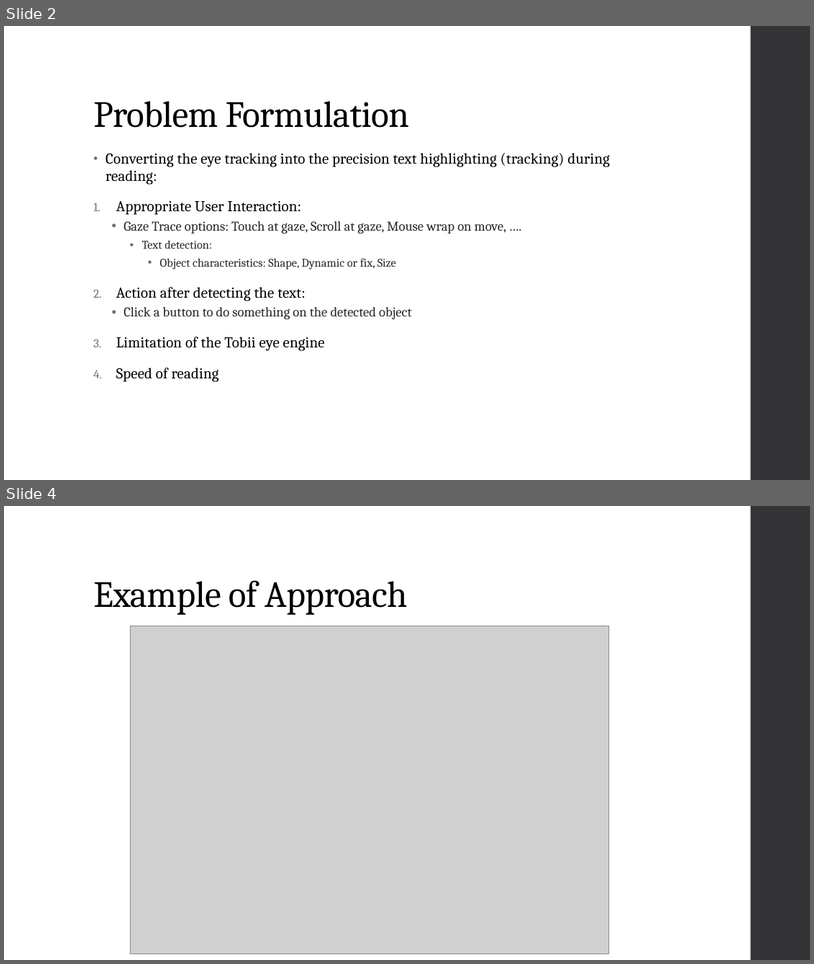
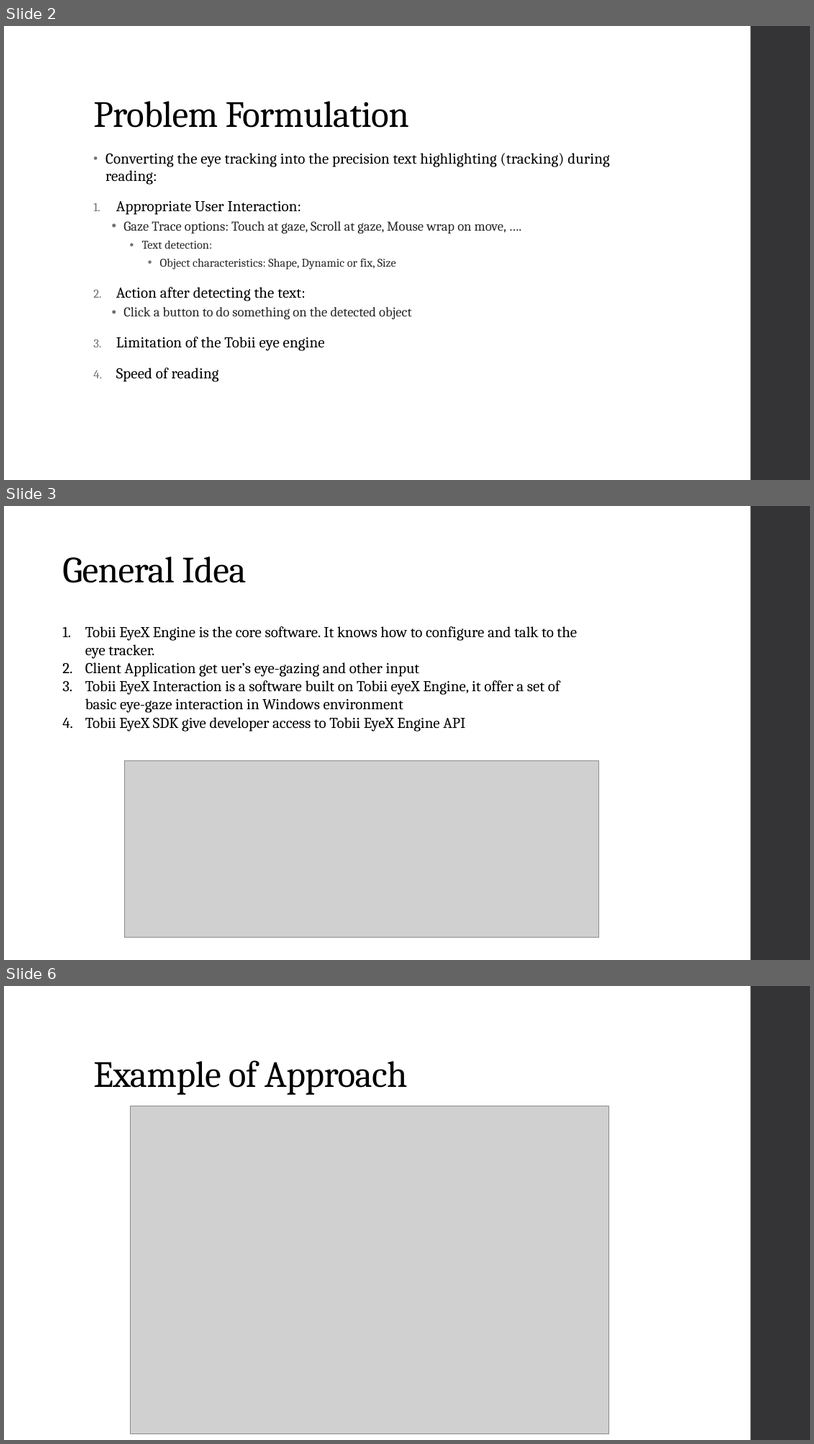
Before and after one commit to diederichk/StepCounter, a slide deck: MidtermPresentation/MidtermPresentation.pptx. Shown one above the other, each under a label of ours: slides 2 and 4 before the commit, slides 2, 3 and 6 after it; the slides between them are not shown. The pictures are 814x964 and 814x1444 pixels, drawn with LibreOffice and Linux fonts; fonts in the diff are those of the drawing; grey boxes stand for pictures. Boxes give left, top, right and bottom in pixels: in the first picture for what was removed or moved away, otherwise in the second. Text is boxed around its words. In the diff, an @@ line names an element or a change of style, - is before the commit and + after.

```diff
--- a/MidtermPresentation/MidtermPresentation.pptx
+++ b/MidtermPresentation/MidtermPresentation.pptx
@@ slide 3 added at [4, 506, 810, 960], background #FFFFFF; not listed: 1 template element that a slide beside it also shows @@
@@ title added at [62, 556, 246, 583], 44 pt, text #000000 @@
+General Idea
@@ text added at [85, 626, 577, 731], 18 pt, text #000000 @@
+1. Tobii EyeX Engine is the core software. It knows how to configure and talk to the eye tracker.
+2. Client Application get uer’s eye-gazing and other input
+3. Tobii EyeX Interaction is a software built on Tobii eyeX Engine, it offer a set of basic eye-gaze interaction in Windows environment
+4. Tobii EyeX SDK give developer access to Tobii EyeX Engine API
@@ picture added at [125, 761, 599, 937] @@
@@ what was slide 4 is now slide 6 @@
```
Also in this commit, not shown: 1 slide changed, 2 other slides added, 1 slide removed, 2 other files.
